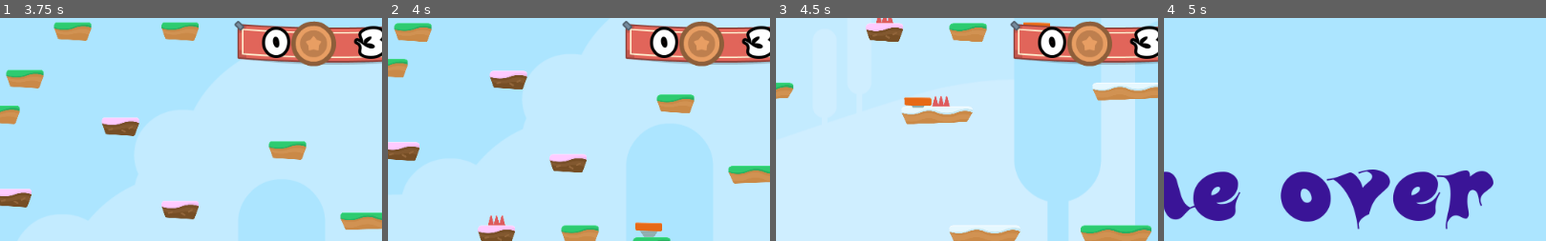
Above: before the commit, frames 1-4 (left to right).
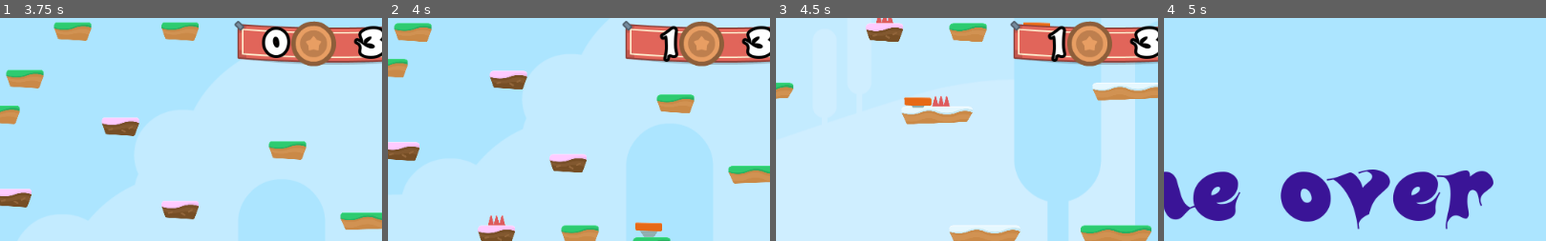
Above: after the commit, the same moments.

Repository: sandoche/Godot-learning-udemy
Game: Godot game, scene res://Levels/Level1.tscn
The game is run twice, just before and just after one commit, with the same random seed, the same clock (stepped at 60 frames per second) and the same inputs.
Inputs (mouse positions are % of the whole screen's width and height, from its top left):
- Up to frame 1 (3.75 s): tap Enter at 0.5 s; hold D (right) 0.53-2.03 s; tap Z (jump) at 0.77, 1.52 s; hold Q (left) 2.03-2.75 s; click (34, 64) at 2.75 s; hold Q (left) from 3.53 s (still down)
- Up to frame 2 (4 s): keep holding Q (left); tap Z (jump) at 3.77 s
- Up to frame 3 (4.5 s): keep holding Q (left)
- Up to frame 4 (5 s): keep holding Q (left); tap Z (jump) at 4.52 s
The pictures show only the part of the screen within x 41-91%, y 2-52%; the shares and areas given below are measured in that part.

Frame 1 is identical in both runs. In frame 2, 0.8% of the frame differs, in the area x 68-76%, y 3-20%; in frame 3, 0.8%; in frame 4, nothing differs.

Commit message:
:construction: State connected to coins

Diff:
--- a/HoppyDays/GUI/GUI.gd
+++ b/HoppyDays/GUI/GUI.gd
@@ -2,3 +2,6 @@
 
 func update_lives(lives_left):
 	$Control/TextureRect/HBoxContainer/LifeCount.text = str(lives_left)
+
+func update_coins(coins):
+	$Control/TextureRect/HBoxContainer/CoinCount.text = str(coins)
--- a/HoppyDays/Items/Coin.gd
+++ b/HoppyDays/Items/Coin.gd
@@ -2,3 +2,8 @@
 
 func _on_Area2D_body_entered(body):
 	$AnimationPlayer.play("die")
+	$AudioStreamPlayer.play()
+	get_tree().call_group("Gamestate", "coin_up")
+
+func die():
+	queue_free()
--- a/HoppyDays/Items/Coin.tscn
+++ b/HoppyDays/Items/Coin.tscn
@@ -41,6 +41,20 @@
 "points": PoolRealArray( 1, -0.25, 0, 0.25, 0, 1.5, -0.25, 0, 0.25, 0, 0.01, -0.25, 0, 0.25, 0 ),
 "times": PoolRealArray( 0, 0.3, 0.6 )
 }
+tracks/2/type = "method"
+tracks/2/path = NodePath(".")
+tracks/2/interp = 1
+tracks/2/loop_wrap = true
+tracks/2/imported = false
+tracks/2/enabled = true
+tracks/2/keys = {
+"times": PoolRealArray( 0.6 ),
+"transitions": PoolRealArray( 1 ),
+"values": [ {
+"args": [  ],
+"method": "die"
+} ]
+}
 
 [node name="Coin" type="Node2D"]
 script = ExtResource( 6 )
@@ -57,7 +71,7 @@
 [node name="CollisionShape2D" type="CollisionShape2D" parent="Area2D"]
 shape = SubResource( 2 )
 
-[node name="AudioStreamPlayer2D" type="AudioStreamPlayer2D" parent="."]
+[node name="AudioStreamPlayer" type="AudioStreamPlayer" parent="."]
 stream = ExtResource( 2 )
 
 [node name="AnimationPlayer" type="AnimationPlayer" parent="."]
--- a/HoppyDays/Levels/Level1.tscn
+++ b/HoppyDays/Levels/Level1.tscn
@@ -59,7 +59,7 @@
 
 [node name="BackgroundMusic" type="AudioStreamPlayer" parent="."]
 stream = ExtResource( 4 )
-volume_db = -5.0
+volume_db = -10.0
 autoplay = true
 
 [node name="GUI" parent="." instance=ExtResource( 7 )]
--- a/HoppyDays/State/GameState.gd
+++ b/HoppyDays/State/GameState.gd
@@ -1,6 +1,7 @@
 extends Node2D
 
 var lives = 3
+var coins = 0
 
 func _ready():
 	add_to_group("Gamestate")
@@ -13,8 +14,12 @@
 	if lives < 0:
 		end_game()
 
-func end_game():
-	get_tree().change_scene("res://Scenes/GameOver.tscn")
+func coin_up():
+	coins += 1
+	get_tree().call_group("GUI", "update_coins", coins)
 
 func update_GUI():
 	get_tree().call_group("GUI", "update_lives", lives)
+
+func end_game():
+	get_tree().change_scene("res://Scenes/GameOver.tscn")
